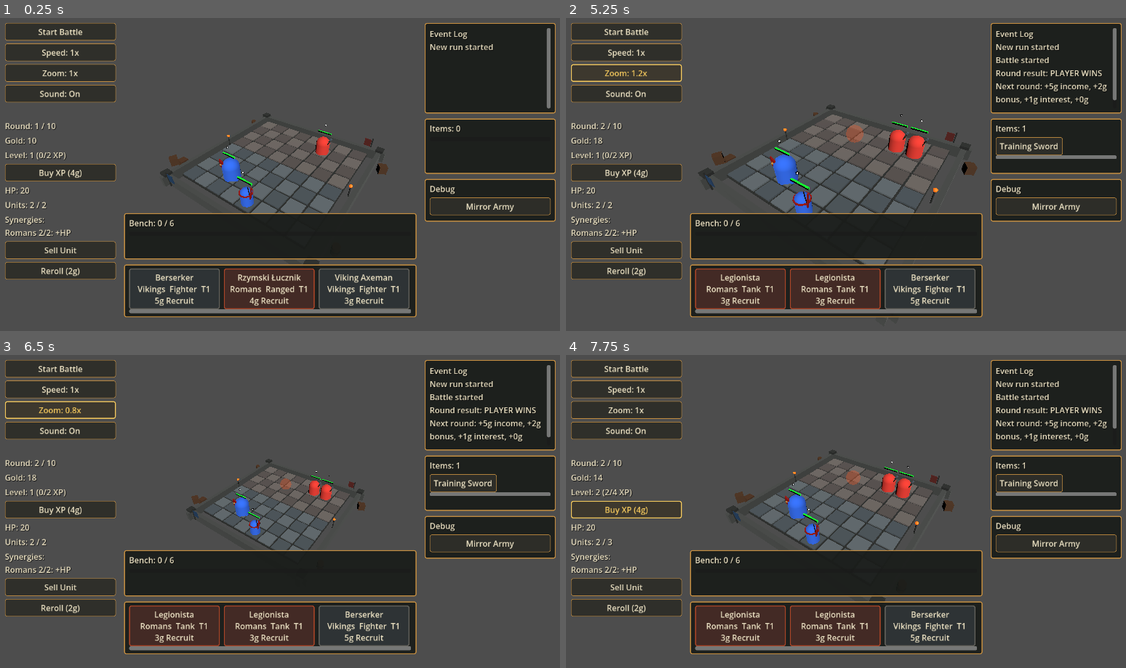
Above: before the commit, frames 1-4 (two rows, left to right).
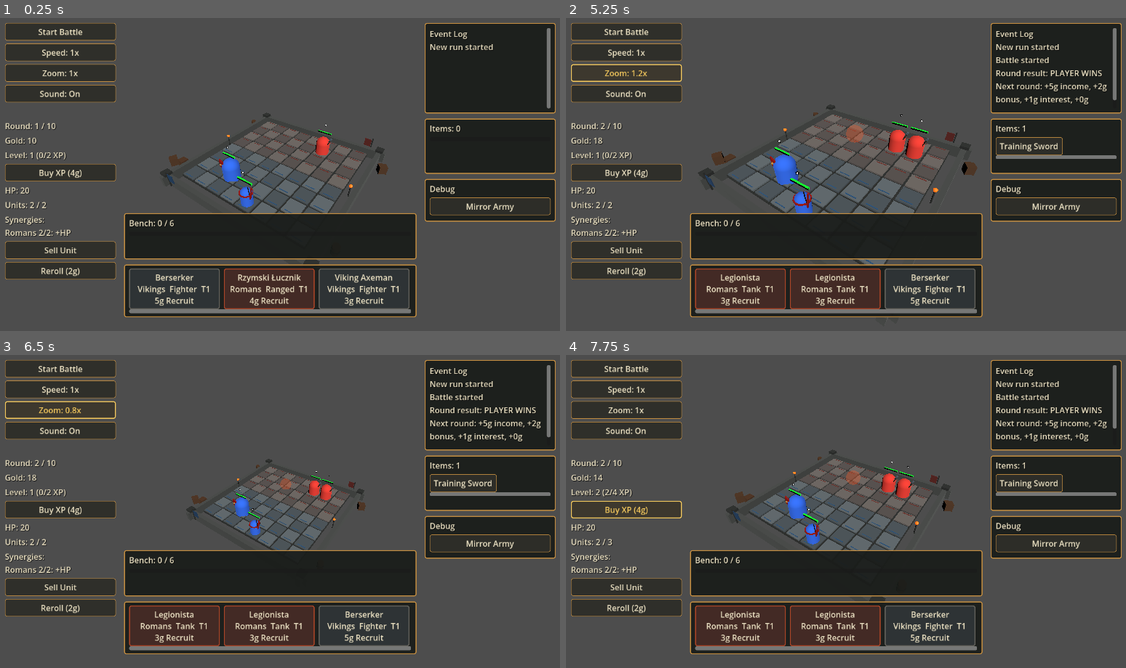
Above: after the commit, the same moments.

Repository: janmgryka-bit/warmarket
Game: Godot game, scene res://scenes/Main.tscn
Same seed, same stepped clock (60 frames per second), same inputs: the game is played once before the commit and once after it.
Inputs:
- Up to frame 1 (0.25 s): no input
- Up to frame 2 (5.25 s): click "Start Battle" at 0.5 s; click "Start Battle" at 1.25 s; click "Speed: 1x" at 2 s; click "Speed: 2x" at 2.75 s; click "Speed: 4x" at 3.5 s; click "Next Round" at 4.25 s; click "Zoom: 1x" at 5 s
- Up to frame 3 (6.5 s): click "Zoom: 1.2x" at 5.75 s
- Up to frame 4 (7.75 s): click "Zoom: 0.8x" at 6.5 s; click "Buy XP (4g)" at 7.25 s

The runs differ from the first frame. In frame 1, 0.2% of the frame differs, in the area x 33-65%, y 33-63%; in frame 2, 0.2%, in the area x 29-68%, y 31-79%; in frame 3, 0.1%; in frame 4, 0.2%.

Commit message:
Add stone arena board visuals

Diff:
--- a/godot_project/war-market/scripts/board.gd
+++ b/godot_project/war-market/scripts/board.gd
@@ -15,6 +15,8 @@
 var player_side_tint: Color = Color(0.18, 0.34, 0.52)
 var enemy_side_tint: Color = Color(0.48, 0.24, 0.22)
 var slab_edge_color: Color = Color(0.20, 0.21, 0.20)
+var player_side_marker_color: Color = Color(0.22, 0.42, 0.62)
+var enemy_side_marker_color: Color = Color(0.58, 0.24, 0.20)
 
 func _ready() -> void:
 	print("BOARD SCRIPT DZIALA")
@@ -41,6 +43,10 @@
 			var material := mesh_instance.material_override as StandardMaterial3D
 			mesh_instance.material_override = material
 			tile_body.add_child(mesh_instance)
+
+			var side_marker := create_side_marker(grid_pos)
+			tile_body.add_child(side_marker)
+
 			tile_bodies[grid_pos] = tile_body
 			tile_original_colors[grid_pos] = material.albedo_color
 
@@ -75,6 +81,18 @@
 	edge_instance.position = Vector3(0.0, -0.04, 0.0)
 	edge_instance.material_override = create_stone_material(slab_edge_color)
 	return edge_instance
+
+func create_side_marker(grid_pos: Vector2i) -> MeshInstance3D:
+	var marker := MeshInstance3D.new()
+	marker.name = "SideMarker"
+	var mesh := BoxMesh.new()
+	mesh.size = Vector3(tile_size * 0.54, 0.025, 0.045)
+	marker.mesh = mesh
+	var marker_z := tile_size * 0.34 if grid_pos.y >= height / 2 else -tile_size * 0.34
+	marker.position = Vector3(0.0, 0.145, marker_z)
+	var marker_color := player_side_marker_color if grid_pos.y >= height / 2 else enemy_side_marker_color
+	marker.material_override = create_stone_material(marker_color.darkened(0.12))
+	return marker
 
 func get_tile_stone_color(grid_pos: Vector2i) -> Color:
 	var color := stone_light_color if (grid_pos.x + grid_pos.y) % 2 == 0 else stone_dark_color
